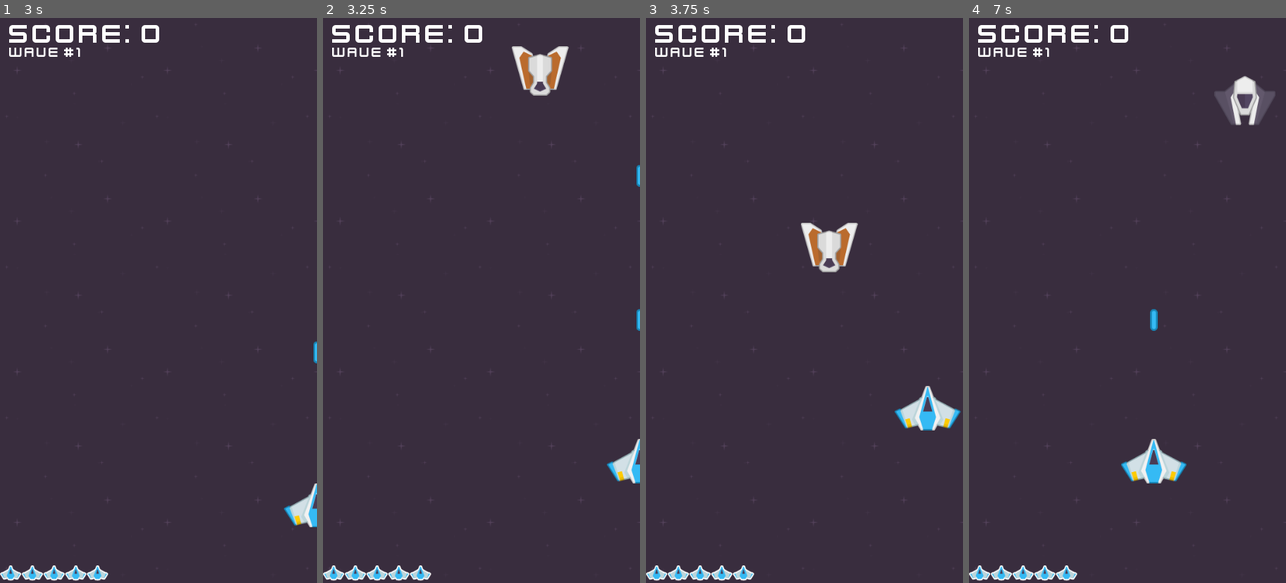
Above: before the commit, frames 1-4 (left to right).
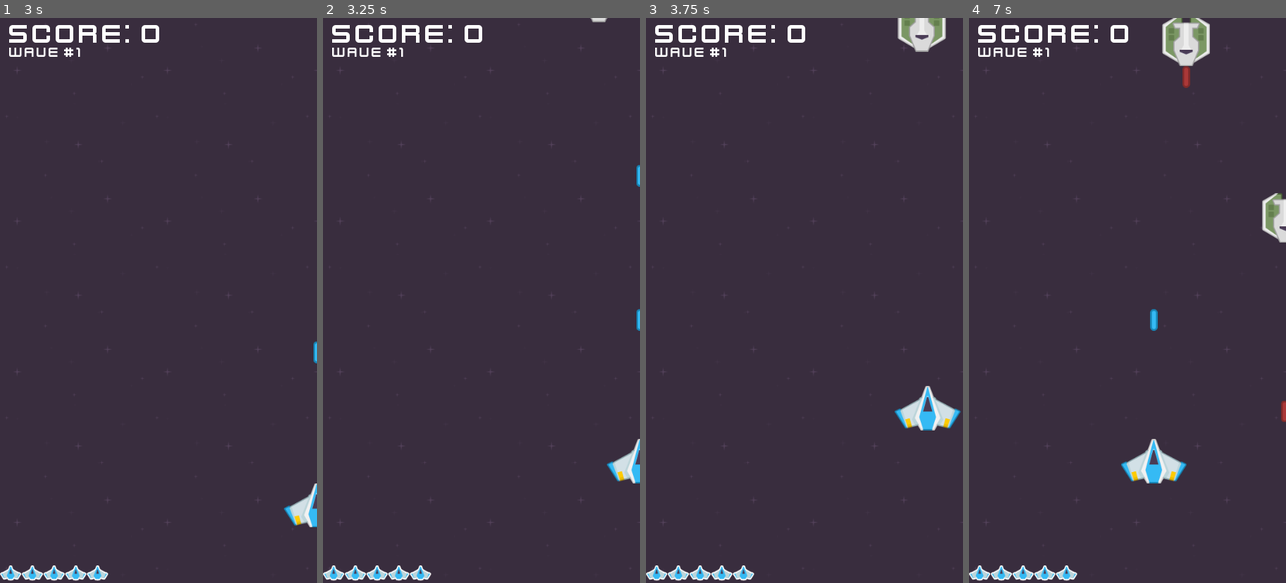
Above: after the commit, the same moments.

Repository: Etilem/StarShooter
Game: Godot game, scene res://scenes/world/World.tscn
The game is run twice, just before and just after one commit, with the same random seed, the same clock (stepped at 60 frames per second) and the same inputs.
Inputs:
- Up to frame 1 (3 s): tap Enter at 0.5 s; hold Right (ui_right) 0.53-1.28 s; tap Space (ui_select) at 0.77, 1.52, 2.75 s; hold Down (ui_down) 1.28-2.03 s; hold Right (ui_right) 2.03-2.78 s; hold Up (ui_up) from 2.78 s (still down)
- Up to frame 2 (3.25 s): keep holding Up (ui_up); tap Space (ui_select) at 3.02 s
- Up to frame 3 (3.75 s): release Up (ui_up) at 3.53 s; hold Left (ui_left) from 3.53 s (still down)
- Up to frame 4 (7 s): tap Space (ui_select) at 3.77, 4.52, 6.02, 6.77 s; release Left (ui_left) at 5.03 s; hold Down (ui_down) 5.03-5.78 s; hold Right (ui_right) 5.78-6.53 s; hold Up (ui_up) from 6.53 s (still down)

Frame 1 is identical in both runs. In frame 2, 1.1% of the frame differs, in the area x 59-90%, y 0-14%; in frame 3, 1.8%; in frame 4, 2.7%, in the area x 60-100%, y 0-72%.

Commit message:
- add first goodie (life up)

Diff:
--- a/scenes/characters/Enemy.gd
+++ b/scenes/characters/Enemy.gd
@@ -25,7 +25,7 @@
 
 
 func _on_area_entered(area: Area2D) -> void:
-	if area.is_in_group("enemies"):
+	if area.is_in_group("enemies") or area.is_in_group("goodies"):
 		return
 	elif area.is_in_group("deadzones"):
 		queue_free()
--- a/scenes/characters/Player.gd
+++ b/scenes/characters/Player.gd
@@ -27,11 +27,16 @@
 		emit_signal("spawn_laser", Laser, muzzle.global_position)
 
 
-func _on_area_entered(_area: Area2D) -> void:
-	hp -= 1
-	emit_signal("took_damage")
-	emit_signal("update_lifeboard", hp)
-	if hp <= 0:
-		queue_free()
-		emit_signal("death")
-		emit_signal("game_over")
+func _on_area_entered(area: Area2D) -> void:
+	if area.is_in_group("goodies"):
+		hp += 1
+		area.queue_free()
+		emit_signal("update_lifeboard", hp)
+	else:
+		hp -= 1
+		emit_signal("took_damage")
+		emit_signal("update_lifeboard", hp)
+		if hp <= 0:
+			queue_free()
+			emit_signal("death")
+			emit_signal("game_over")
--- a/scenes/characters/Player.tscn
+++ b/scenes/characters/Player.tscn
@@ -5,6 +5,7 @@
 
 [node name="Player" type="Area2D"]
 collision_layer = 3
+collision_mask = 5
 script = ExtResource( 2 )
 __meta__ = {
 "_edit_group_": true
--- /dev/null
+++ b/scenes/goodies/LifeUp.gd
@@ -0,0 +1,8 @@
+extends Area2D
+
+export var speed : int
+
+var direction := 1
+
+func _physics_process(delta: float) -> void:
+	global_position.y += direction * speed * delta
--- /dev/null
+++ b/scenes/goodies/LifeUp.tscn
@@ -0,0 +1,65 @@
+[gd_scene load_steps=7 format=2]
+
+[ext_resource path="res://scenes/goodies/LifeUp.gd" type="Script" id=1]
+[ext_resource path="res://assets/kenvector_future.ttf" type="DynamicFontData" id=2]
+
+[sub_resource type="DynamicFont" id=4]
+size = 32
+font_data = ExtResource( 2 )
+
+[sub_resource type="RectangleShape2D" id=1]
+
+[sub_resource type="Animation" id=2]
+length = 0.001
+tracks/0/type = "value"
+tracks/0/path = NodePath("Label:custom_colors/font_color")
+tracks/0/interp = 1
+tracks/0/loop_wrap = true
+tracks/0/imported = false
+tracks/0/enabled = true
+tracks/0/keys = {
+"times": PoolRealArray( 0 ),
+"transitions": PoolRealArray( 1 ),
+"update": 0,
+"values": [ Color( 0, 1, 0.0862745, 1 ) ]
+}
+
+[sub_resource type="Animation" id=3]
+resource_name = "flashy"
+loop = true
+tracks/0/type = "value"
+tracks/0/path = NodePath("Label:custom_colors/font_color")
+tracks/0/interp = 1
+tracks/0/loop_wrap = true
+tracks/0/imported = false
+tracks/0/enabled = true
+tracks/0/keys = {
+"times": PoolRealArray( 0, 0.5 ),
+"transitions": PoolRealArray( 1, 1 ),
+"update": 0,
+"values": [ Color( 0, 1, 0, 1 ), Color( 0, 1, 0, 0.501961 ) ]
+}
+
+[node name="LifeUp" type="Area2D" groups=["goodies"]]
+script = ExtResource( 1 )
+speed = 150
+
+[node name="Label" type="Label" parent="."]
+margin_left = -23.0
+margin_top = -17.0
+margin_right = 31.0
+margin_bottom = 19.0
+custom_colors/font_color = Color( 0, 1, 0.0862745, 1 )
+custom_fonts/font = SubResource( 4 )
+text = "UP"
+align = 1
+valign = 1
+
+[node name="CollisionShape2D" type="CollisionShape2D" parent="."]
+visible = false
+shape = SubResource( 1 )
+
+[node name="AnimationPlayer" type="AnimationPlayer" parent="."]
+autoplay = "flashy"
+anims/RESET = SubResource( 2 )
+anims/flashy = SubResource( 3 )
--- a/scenes/projectiles/Laser.gd
+++ b/scenes/projectiles/Laser.gd
@@ -10,5 +10,7 @@
 func _physics_process(delta: float) -> void:
 	global_position.y += direction * speed * delta
 
-func _on_area_entered(_area: Area2D) -> void:
+func _on_area_entered(area: Area2D) -> void:
+	if area.is_in_group("goodies"):
+		return
 	queue_free()
--- a/scenes/world/World.gd
+++ b/scenes/world/World.gd
@@ -1,11 +1,13 @@
 extends Node2D
 
 export (Array, PackedScene) var enemies
+export (Array, PackedScene) var goodies
 
 onready var level := $Level
 onready var player := $Level/Player
 onready var spawn_locations := $Level/SpawnZones/Locations
 onready var spawn_timer := $Level/SpawnZones/SpawnTimer
+onready var goodies_timer := $Level/SpawnZones/GoodiesTimer
 onready var hit_sound := $Sounds/HitSound
 onready var explode_sound := $Sounds/ExplodeSound
 onready var score_board := $HUD/Score
@@ -24,7 +26,8 @@
 func _ready() -> void:
 	randomize()
 	spawns = spawn_locations.get_children()
-	_connect(spawn_timer, "timeout", "_on_timeout")
+	_connect(spawn_timer, "timeout", "_on_SpawnTimer_timeout")
+	_connect(goodies_timer, "timeout", "_on_GoodiesTimer_timeout")
 	_connect(player, "spawn_laser", "_on_spawn_laser")
 	_connect(player, "took_damage", "_on_took_damage")
 	_connect(player, "update_lifeboard", "_on_update_lifeboard")
@@ -32,7 +35,7 @@
 	_connect(player, "game_over", "_on_game_over")
 	_connect(button, "pressed", "_on_pressed")
 
-func _on_timeout() -> void:
+func _on_SpawnTimer_timeout() -> void:
 	var enemy = enemies[randi()%enemies.size()].instance()
 	enemy.global_position = spawns[randi()%spawns.size()].global_position
 	if enemy.has_signal("spawn_laser"):
@@ -46,8 +49,14 @@
 		randomize()
 		waves_num += 1
 		anim.play("flash")
-		spawn_timer.wait_time = rand_range(3.0/log(waves_num), 3.0)
+		spawn_timer.wait_time = rand_range(3.0/log(waves_num+1), 3.0)
 		waves.text = "wave #" + str(waves_num)
+
+func _on_GoodiesTimer_timeout() -> void:
+	var goodie = goodies[randi()%goodies.size()].instance()
+	goodie.global_position = spawns[randi()%spawns.size()].global_position
+	level.add_child(goodie)
+	goodies_timer.wait_time = rand_range(30.0/log(waves_num+1), 30.0)
 
 func _on_spawn_laser(scene, location) -> void:
 	var laser = scene.instance()
--- a/scenes/world/World.tscn
+++ b/scenes/world/World.tscn
@@ -12,6 +12,7 @@
 [ext_resource path="res://scenes/zones/DeadZones.tscn" type="PackedScene" id=10]
 [ext_resource path="res://scenes/zones/SpawnZones.tscn" type="PackedScene" id=11]
 [ext_resource path="res://scenes/ui/HUD.tscn" type="PackedScene" id=12]
+[ext_resource path="res://scenes/goodies/LifeUp.tscn" type="PackedScene" id=13]
 
 [sub_resource type="Animation" id=1]
 length = 0.001
@@ -46,6 +47,7 @@
 [node name="World" type="Node2D"]
 script = ExtResource( 1 )
 enemies = [ ExtResource( 7 ), ExtResource( 8 ), ExtResource( 9 ) ]
+goodies = [ ExtResource( 13 ) ]
 
 [node name="Background" type="Node2D" parent="."]
 
--- a/scenes/zones/SpawnZones.tscn
+++ b/scenes/zones/SpawnZones.tscn
@@ -26,3 +26,7 @@
 [node name="SpawnTimer" type="Timer" parent="."]
 wait_time = 3.0
 autostart = true
+
+[node name="GoodiesTimer" type="Timer" parent="."]
+wait_time = 30.0
+autostart = true
Not shown: 1 places in scenes/world/World.tscn that only renumber resources
